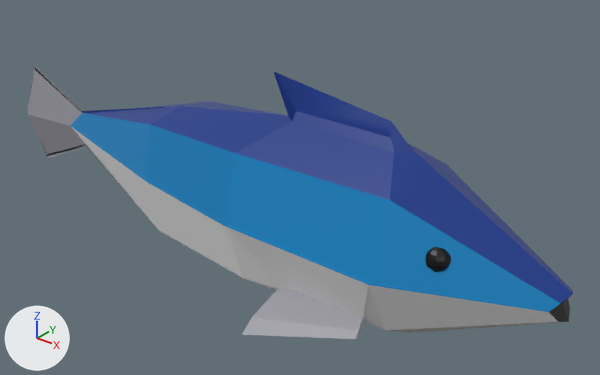
One commit to the OBJ model assets/models/fish.obj: the scene before it, then after it.
One viewpoint serves both versions: a camera (50 mm lens) standing at (3.07, -4.92, 3.24) and looking at (-1.11, 0.3, 0.01). Lighting does not change. The marker at lower left points along +X, +Y and +Z. Where no turn or scale is listed for an object, it has been applied to the vertices.
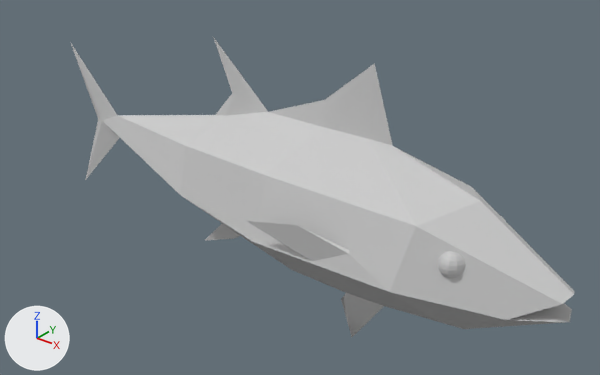
Commit message: improved fish model

The edits, one by one:
Material 'Light_Grey' (mat_light_grey) is new.
Its base color is (0.6, 0.6, 0.6) (light grey #cbcbcb).
Its roughness is 0.7.
Material 'Black' (mat_black) is new.
Its base color is (0.6, 0.6, 0.6) (light grey #cbcbcb).
Its roughness is 0.7.
Material 'Dark_Blue' (mat_dark_blue) is new.
Its base color is (0.6, 0.6, 0.6) (light grey #cbcbcb).
Its roughness is 0.7.
Material 'Light_Blue' (mat_light_blue) is new.
Its base color is (0.6, 0.6, 0.6) (light grey #cbcbcb).
Its roughness is 0.7.
Material 'White' (mat_white) is new.
Its base color is (0.6, 0.6, 0.6) (light grey #cbcbcb).
Its roughness is 0.7.
Material 'Dark_Grey' (mat_dark_grey) is new.
Its base color is (0.6, 0.6, 0.6) (light grey #cbcbcb).
Its roughness is 0.7.
me_cube is used by ob_cube; location (0.0, 0.0, 0.0).
me_cube had 214 vertices, 238 faces and spanned x -4.74..1.52, y -0.92..0.92, z -0.91..1.15.
me_cube no longer uses material mat_material (white #eeeeee).
me_cube no longer uses material mat_material_001 (blue #0d3589).
me_cube no longer uses material mat_material_002 (black #000000).
me_cube no longer uses material mat_material_003 (blue #0284c3).
me_cube no longer uses material mat_material_004 (light grey #c1c3bf).
me_cube no longer uses material mat_material_005 (grey #9b9aa3).
me_cube now has 210 vertices, 253 faces, 3 loose edges and spans x -3.85..1.53, y -0.75..0.75, z -1.08..1.41.
me_cube part 1: the loose piece of 86 vertices spanning x -4.74..1.52, y -0.92..0.92, z -0.91..1.15 is rebuilt with 82 vertices and now spans x -3.85..1.53, y -0.75..0.75, z -1.08..1.41.
me_cube part 2: 122 vertices removed from x 0.56..0.92, y -0.43..0.43, z 0.11..0.32; 122 vertices added at x 0.68..0.99, y -0.43..0.43, z 0.11..0.32.
me_cube now uses material mat_white (light grey #cbcbcb).
me_cube now uses material mat_dark_blue (light grey #cbcbcb).
me_cube now uses material mat_black (light grey #cbcbcb).
me_cube now uses material mat_light_blue (light grey #cbcbcb).
me_cube now uses material mat_light_grey (light grey #cbcbcb).
me_cube now uses material mat_dark_grey (light grey #cbcbcb).

Pixel boxes [x1, y1, x2, y2] of what changed, in the pictures (600 x 375 px; the box of a moved part takes in the faces that stretch with it):
'Cube', reshaped (8% narrower, 9% taller)
    before: [28, 65, 573, 339]
    after: [70, 37, 574, 337]
part 1 of me_cube, rebuilt (8% narrower, 9% taller)
    before: [28, 65, 573, 339]
    after: [70, 37, 574, 337]
part 2 of me_cube, moved or reshaped
    before: [425, 247, 451, 272]
    after: [438, 216, 506, 278]
